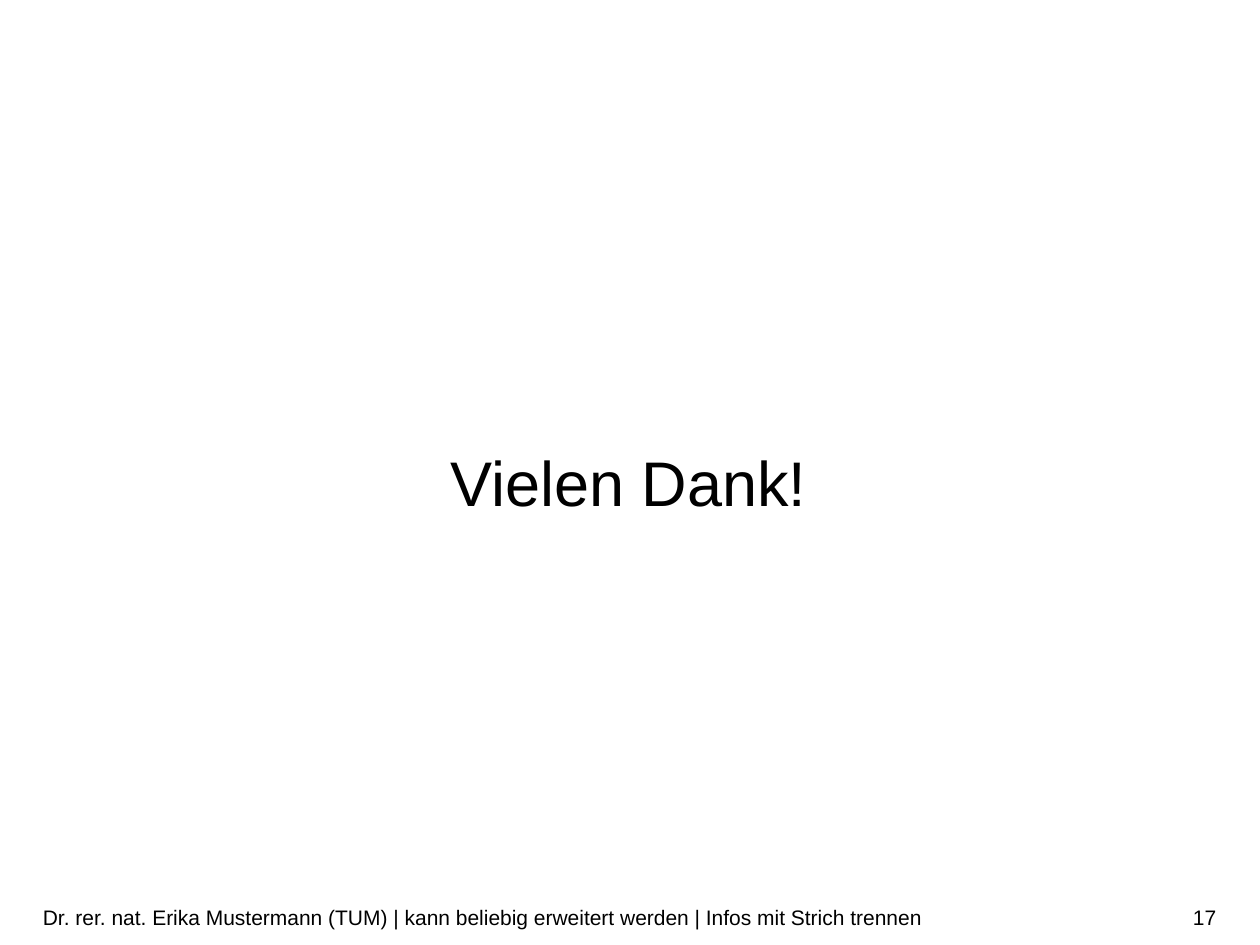
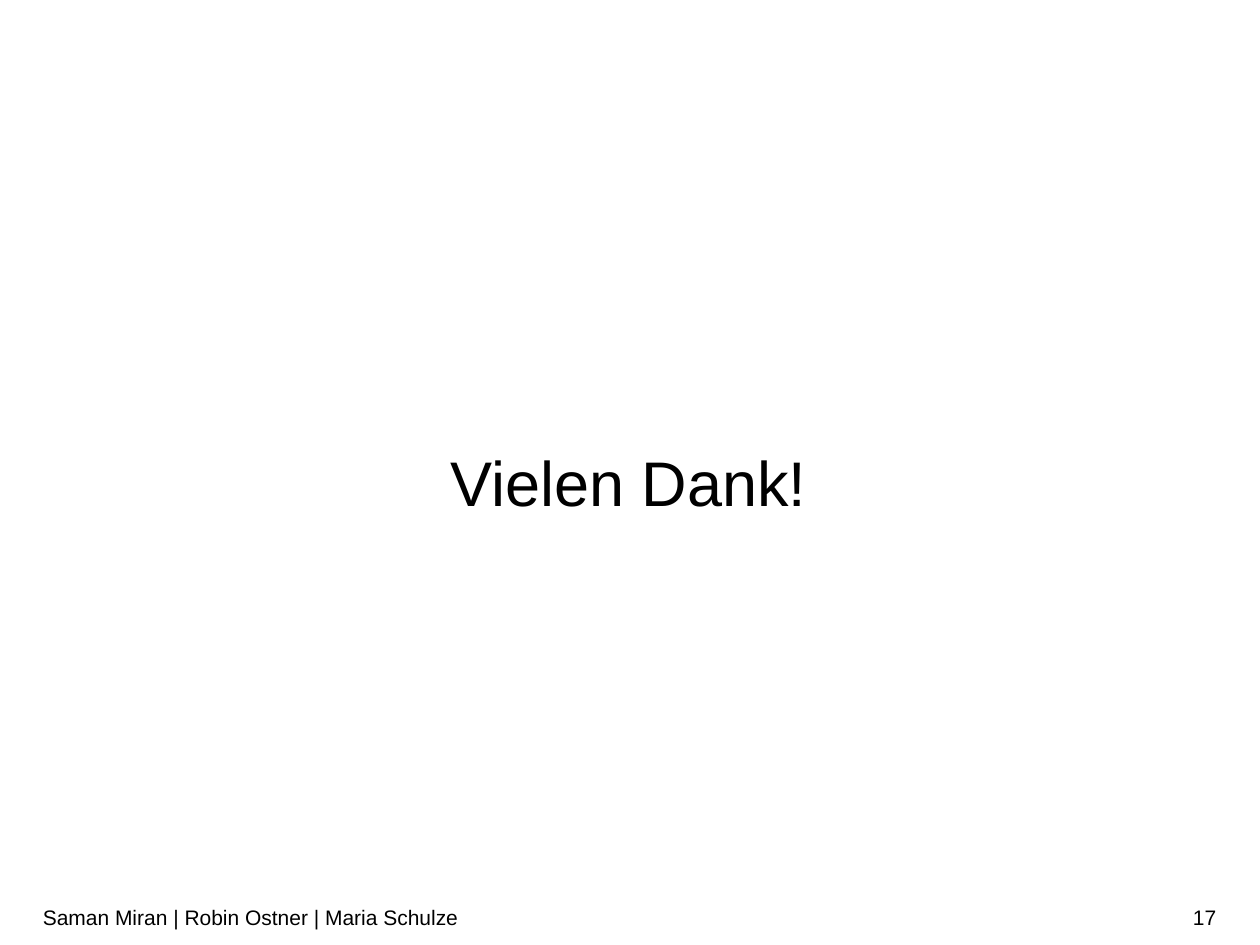
Before and after one commit to RobinOstner/bestASP, a slide deck: slide 17 of Praktikum ASP – Team 15.pptx. Drawn at 1260x945 pixels with LibreOffice and Linux fonts; fonts in the diff are those of the drawing; background and template pictures are left out. Boxes give left, top, right and bottom in pixels: in the first picture for what was removed or moved away, otherwise in the second. Text is boxed around its words. In the diff, an @@ line names an element or a change of style, - is before the commit and + after.

```diff
--- a/Praktikum ASP – Team 15.pptx
+++ b/Praktikum ASP – Team 15.pptx
@@ text at (43, 909, 458, 926): text changed @@
-Dr. rer. nat. Erika Mustermann (TUM) | kann beliebig erweitert werden | Infos mit Strich trennen
+Saman Miran | Robin Ostner | Maria Schulze
```
Also in this commit, not shown: 1 other slide changed.
